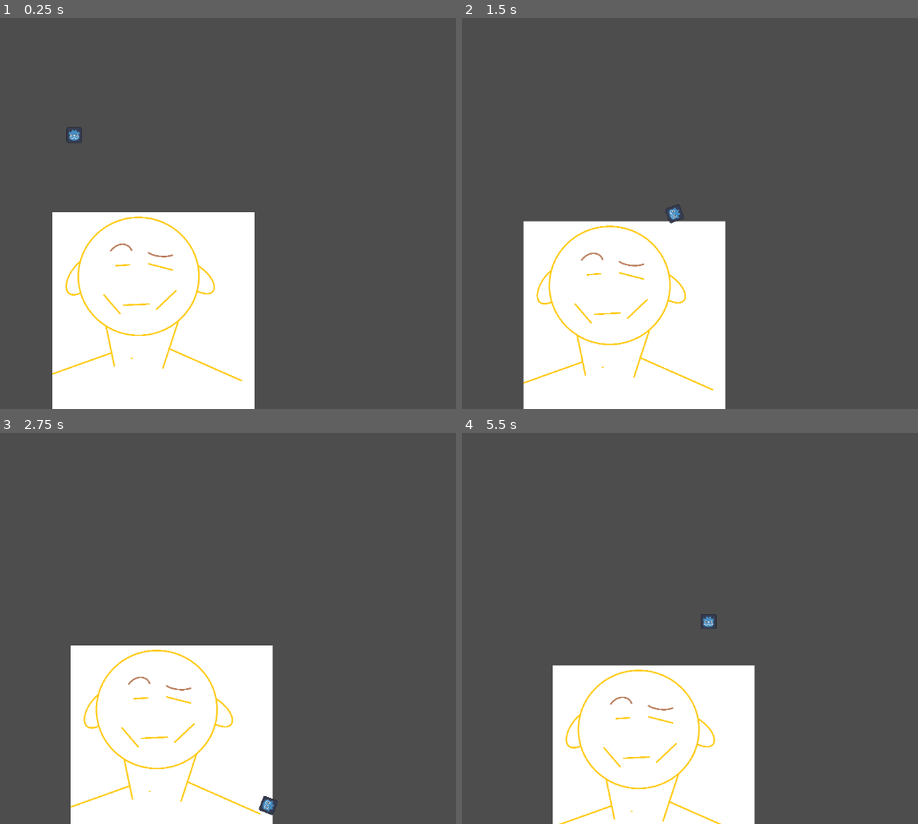
Above: before the commit, frames 1-4 (two rows, left to right).
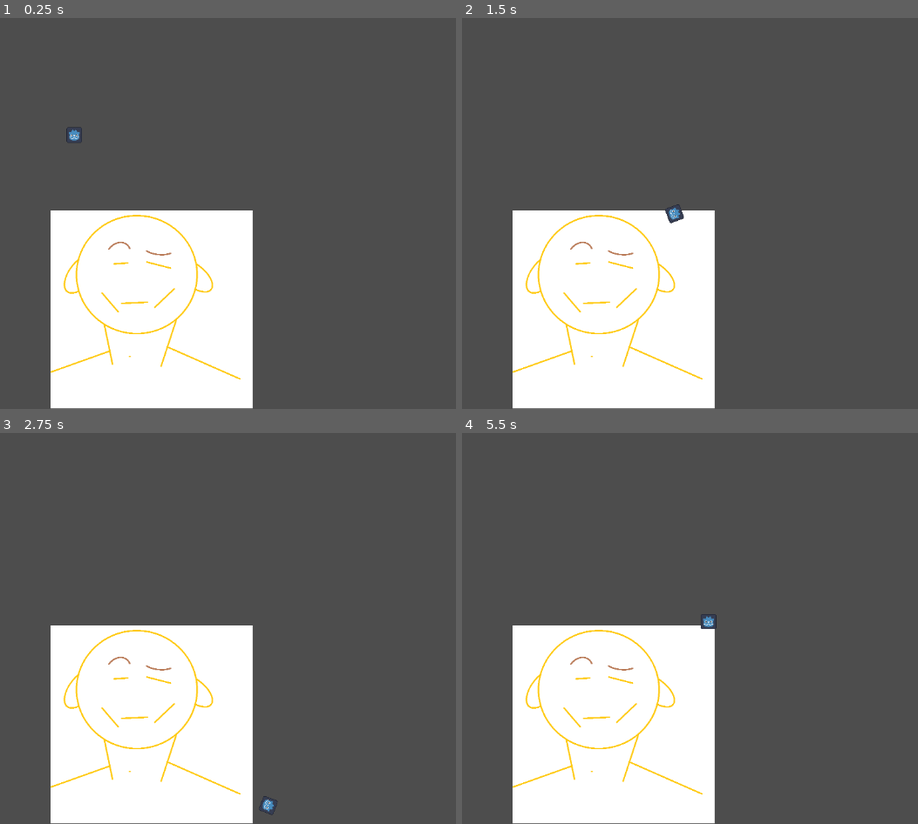
Above: after the commit, the same moments.

Repository: GopnikJammeri/LDJam56
Game: Godot game, scene res://Scenes/world.tscn
Same seed, same stepped clock (60 frames per second), same inputs: the game is played once before the commit and once after it.
Inputs (mouse positions are in pixels of both pictures, inside the frame that each line leads up to):
- Up to frame 1 (0.25 s): no input
- Up to frame 2 (1.5 s): move the mouse to (794, 193) at 0.52 s; hold Right (ui_right) 0.53-1.28 s; click (794, 193) at 0.67 s; move the mouse to (503, 233) at 1.27 s; hold S from 1.28 s (still down)
- Up to frame 3 (2.75 s): move the mouse to (250, 542) at 2.02 s; release S at 2.03 s; hold Right (ui_right) from 2.03 s (still down)
- Up to frame 4 (5.5 s): move the mouse to (607, 706) at 2.77 s; release Right (ui_right) at 2.78 s; hold Up 2.78-3.53 s; click (607, 706) at 2.92 s; move the mouse to (849, 687) at 3.52 s; hold Left (ui_left) 3.53-5.03 s; move the mouse to (outside the picture) at 4.27 s; move the mouse to (676, 628) at 5.02 s; hold S from 5.03 s (still down); click (676, 628) at 5.17 s

The runs differ from the first frame. In frame 1, 2.5% of the frame differs, in the area x 11-56%, y 49-100%; in frame 2, 5.6%; in frame 3, 8.3%; in frame 4, 13%, in the area x 11-65%, y 49-100%.

Commit message:
Screen wrapping when attached bug fixed

Diff:
--- a/Scripts/ControllerManager.gd
+++ b/Scripts/ControllerManager.gd
@@ -44,6 +44,7 @@
 	#add_child(PlayerHuman)
 	#add_child(PlayerMosquito)
 # Called every frame. 'delta' is the elapsed time since the previous frame.
+
 func _process(delta: float) -> void:
 	if(PlayerMosquito.GetActionA()):
 		print("A button pressed")
--- a/Scripts/human.gd
+++ b/Scripts/human.gd
@@ -7,6 +7,3 @@
 
 func _on_area_2d_body_exited(_body: Node2D) -> void:
 	emit_signal("mosquito_overlapped_end")
-
-func _process(_delta: float) -> void:
-	position += Vector2(0.2,0.2)
--- a/Scripts/mosquito.gd
+++ b/Scripts/mosquito.gd
@@ -24,8 +24,7 @@
 		position = human.position + attached_offset
 	else:
 		move_and_slide()
-
-	handle_screen_wrapping()
+		handle_screen_wrapping()
 
 func handle_movement(delta: float) -> void:
 	if Input.is_action_pressed("ui_left"):
@@ -35,7 +34,6 @@
 
 	var direction = Vector2(cos(rotation), sin(rotation))
 	velocity = direction * speed
-
 
 func handle_screen_wrapping() -> void:
 	if position.x < 0:
Not shown: 1 places in Scenes/mosquito.tscn that only renumber resources
